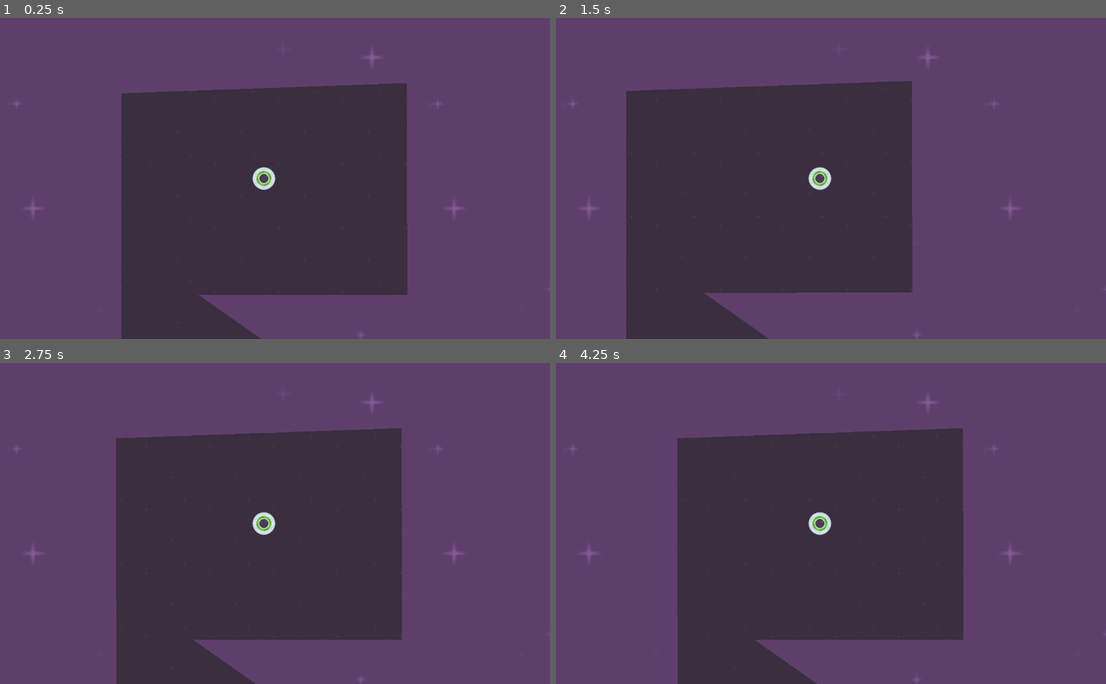
Above: before the commit, frames 1-4 (two rows, left to right).
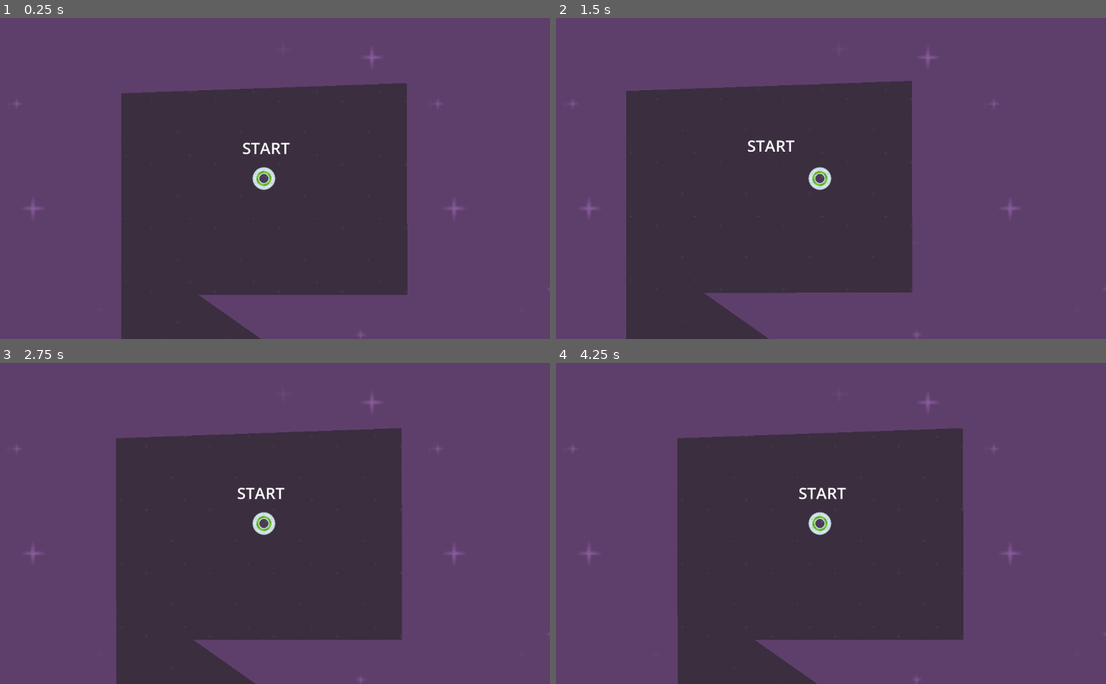
Above: after the commit, the same moments.

Repository: joelgroomer/godot-gamedev-2d-course
Game: Godot game, scene res://level_1.tscn
Two runs of this game, one before a commit and one after it. Both use one fixed random seed, a clock stepped at 60 frames per second and the inputs below.
Inputs:
- Up to frame 1 (0.25 s): no input
- Up to frame 2 (1.5 s): tap Enter at 0.5 s; hold Right (move_right) 0.53-1.28 s; hold S (move_down) from 1.28 s (still down)
- Up to frame 3 (2.75 s): release S (move_down) at 2.03 s; hold Right (move_right) from 2.03 s (still down)
- Up to frame 4 (4.25 s): release Right (move_right) at 2.78 s; hold W (move_up) 2.78-3.53 s; hold A (move_left) from 3.53 s (still down)

The runs differ from the first frame. In frame 1, 0.2% of the frame differs, in the area x 44-53%, y 38-43%; in frame 2, 0.1%; in frame 3, 0.2%, in the area x 43-52%, y 38-43%; in frame 4, 0.2%.

Commit message:
Add START and END labels to Level1

Diff:
--- a/speedy_saucer/level_1.tscn
+++ b/speedy_saucer/level_1.tscn
@@ -1,9 +1,12 @@
-[gd_scene load_steps=5 format=3 uid="uid://r1r7l0kiqsrp"]
+[gd_scene load_steps=6 format=3 uid="uid://r1r7l0kiqsrp"]
 
 [ext_resource type="Texture2D" uid="uid://cbp20jildw8jj" path="res://purple.png" id="1_5d367"]
 [ext_resource type="Script" path="res://level.gd" id="1_wcrg6"]
 [ext_resource type="PackedScene" uid="uid://4yo2th38dx2" path="res://player.tscn" id="2_0xh43"]
 [ext_resource type="PackedScene" uid="uid://dm6lwmj3555vd" path="res://maze.tscn" id="4_qjwu3"]
+
+[sub_resource type="LabelSettings" id="LabelSettings_7xw0n"]
+font_size = 64
 
 [node name="Level1" type="Node2D"]
 script = ExtResource("1_wcrg6")
@@ -28,4 +31,22 @@
 z_index = -90
 position = Vector2(624, 296)
 
+[node name="Start Label" type="Label" parent="."]
+z_index = -10
+offset_left = 506.0
+offset_top = 17.0
+offset_right = 696.0
+offset_bottom = 105.0
+text = "START"
+label_settings = SubResource("LabelSettings_7xw0n")
+
+[node name="End Label" type="Label" parent="."]
+z_index = -10
+offset_left = 2793.0
+offset_top = -472.0
+offset_right = 2983.0
+offset_bottom = -384.0
+text = "END"
+label_settings = SubResource("LabelSettings_7xw0n")
+
 [connection signal="body_entered" from="Maze" to="." method="_on_maze_body_entered"]
